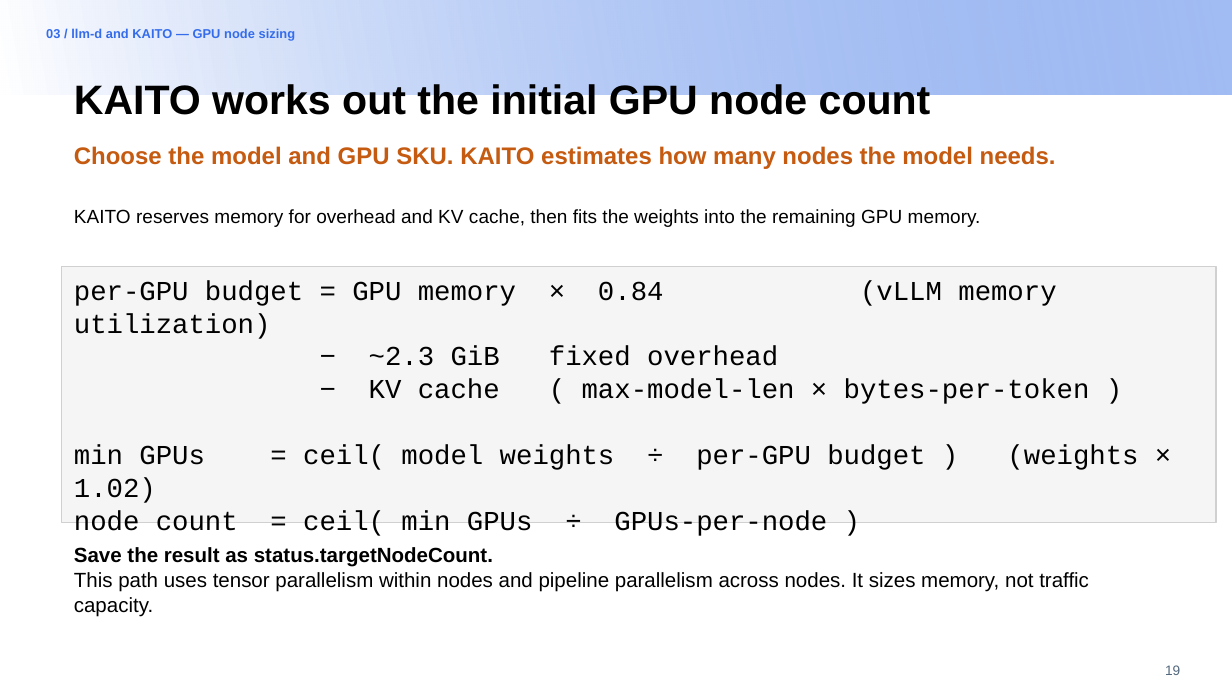
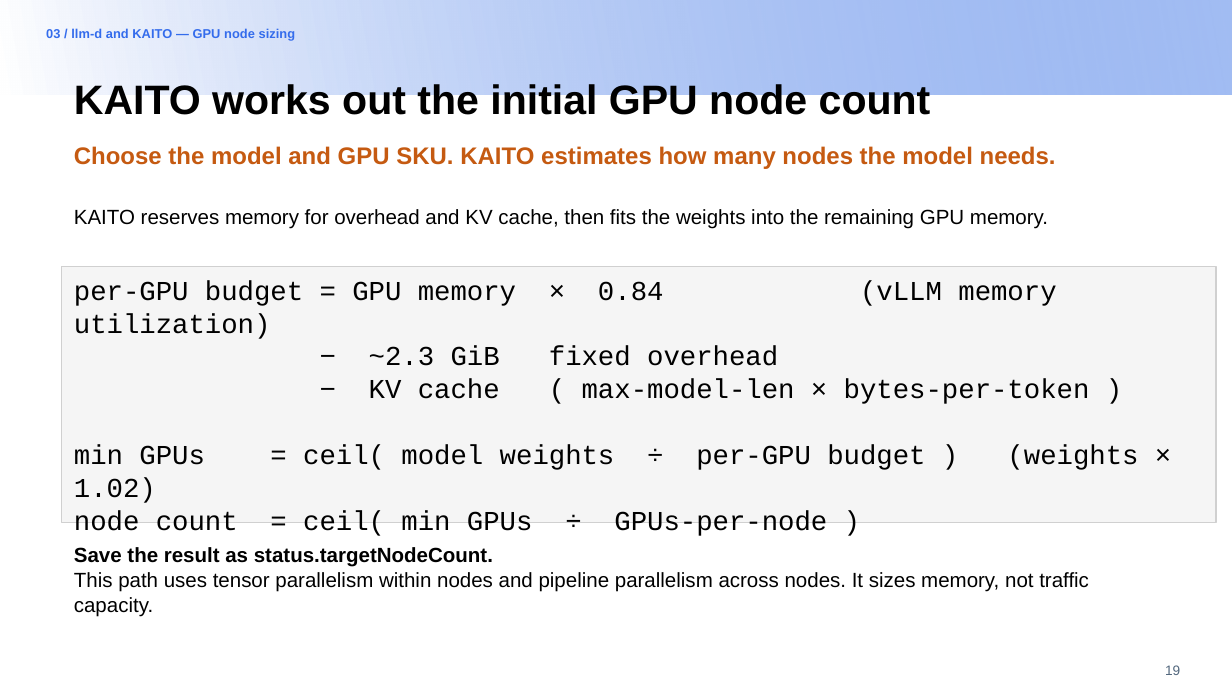
Before and after one commit to andyzhangx/demo, a slide deck: slide 19 of llm/pd-disaggregation/kubecon-na-2026-pd-disaggregation-kaito-llmd.pptx. Drawn at 1232x693 pixels with LibreOffice and Linux fonts; fonts in the diff are those of the drawing; background and template pictures are left out. Boxes give left, top, right and bottom in pixels: in the first picture for what was removed or moved away, otherwise in the second. Text is boxed around its words. In the diff, an @@ line names an element or a change of style, - is before the commit and + after.

```diff
--- a/llm/pd-disaggregation/kubecon-na-2026-pd-disaggregation-kaito-llmd.pptx
+++ b/llm/pd-disaggregation/kubecon-na-2026-pd-disaggregation-kaito-llmd.pptx
@@ text "KAITO reserves memory for overhead ..." at (x1=74, y1=209, x2=1048, y2=229): size 11.1 to 12 pt @@
```
Also in this commit, not shown: 4 other slides changed.
